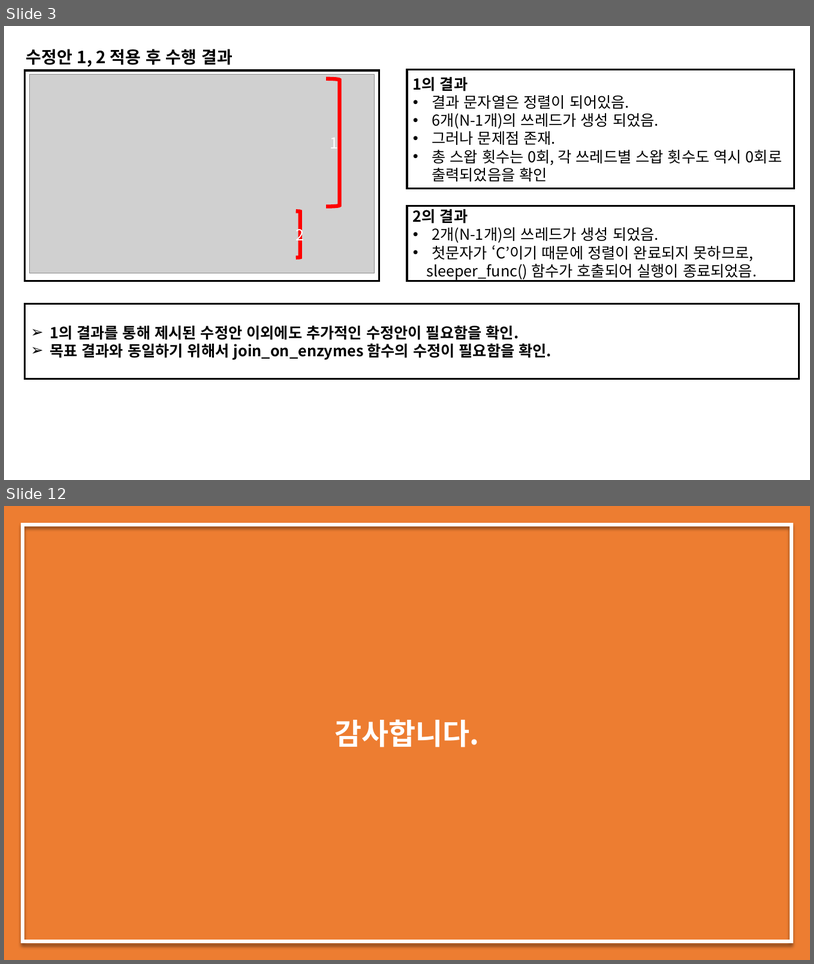
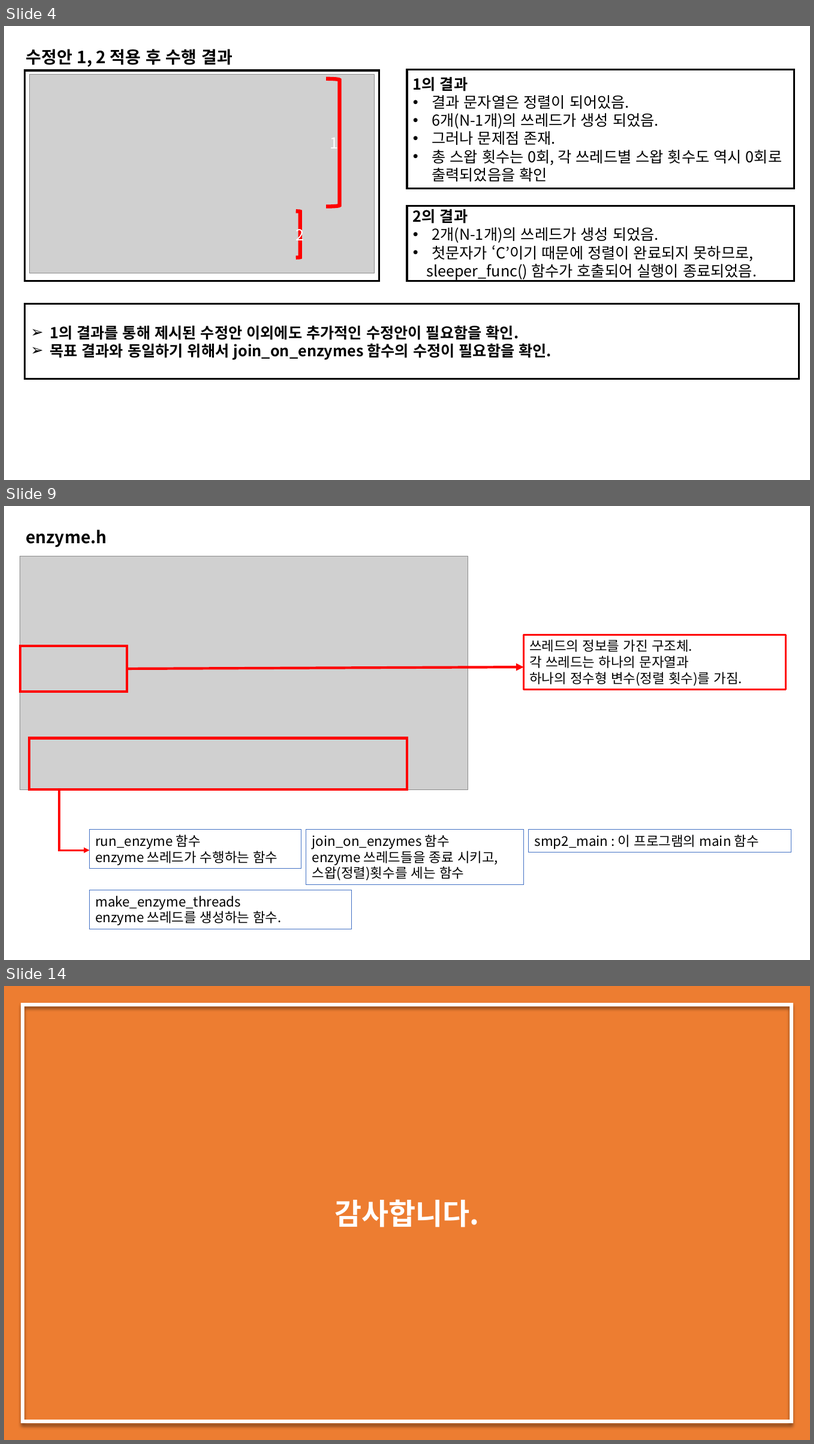
Before and after one commit to dudghks97/OS, a slide deck: 2016305078_최영환_os_report_02.pptx. Shown one above the other, each under a label of ours: slides 3 and 12 before the commit, slides 4, 9 and 14 after it; the slides between them are not shown. The pictures are 814x964 and 814x1444 pixels, drawn with LibreOffice and Linux fonts; fonts in the diff are those of the drawing; grey boxes stand for pictures. Boxes give left, top, right and bottom in pixels: in the first picture for what was removed or moved away, otherwise in the second. Text is boxed around its words. In the diff, an @@ line names an element or a change of style, - is before the commit and + after.

```diff
--- a/2016305078_최영환_os_report_02.pptx
+++ b/2016305078_최영환_os_report_02.pptx
@@ slide 9 added at [4, 506, 810, 960], background #FFFFFF @@
@@ text added at [26, 529, 107, 547], 20 pt, text #000000, bold @@
+enzyme.h
@@ picture added at [20, 556, 468, 789] @@
@@ rectangle added at [20, 646, 128, 691], outline #FF0000 3 pt @@
@@ rectangle added at [524, 635, 787, 690], outline #FF0000 2.25 pt, 16 pt, text #000000 @@
+쓰레드의 정보를 가진 구조체.
+각 쓰레드는 하나의 문자열과
+하나의 정수형 변수(정렬 횟수)를 가짐.
@@ arrow added from (128, 669) to (524, 667), #FF0000 3 pt @@
@@ rectangle added at [29, 738, 407, 789], outline #FF0000 3 pt @@
@@ elbow arrow added from (29, 790) to (89, 850), #FF0000 2.25 pt @@
@@ rectangle added at [89, 829, 301, 868], outline #4472C4 0.75 pt, 16 pt, text #000000 @@
+run_enzyme 함수
+enzyme 쓰레드가 수행하는 함수
@@ rectangle added at [306, 829, 524, 885], outline #4472C4 0.75 pt, 16 pt, text #000000 @@
+join_on_enzymes 함수
+enzyme 쓰레드들을 종료 시키고,
+스왑(정렬)횟수를 세는 함수
@@ rectangle added at [529, 829, 792, 852], outline #4472C4 0.75 pt, 16 pt, text #000000 @@
+smp2_main : 이 프로그램의 main 함수
@@ rectangle added at [89, 890, 352, 929], outline #4472C4 0.75 pt, 16 pt, text #000000 @@
+make_enzyme_threads
+enzyme 쓰레드를 생성하는 함수.
@@ what was slide 3 is now slide 4 @@
@@ what was slide 12 is now slide 14 @@
```
Also in this commit, not shown: 3 slides changed, 7 other slides added, 6 slides removed, 3 other files.
